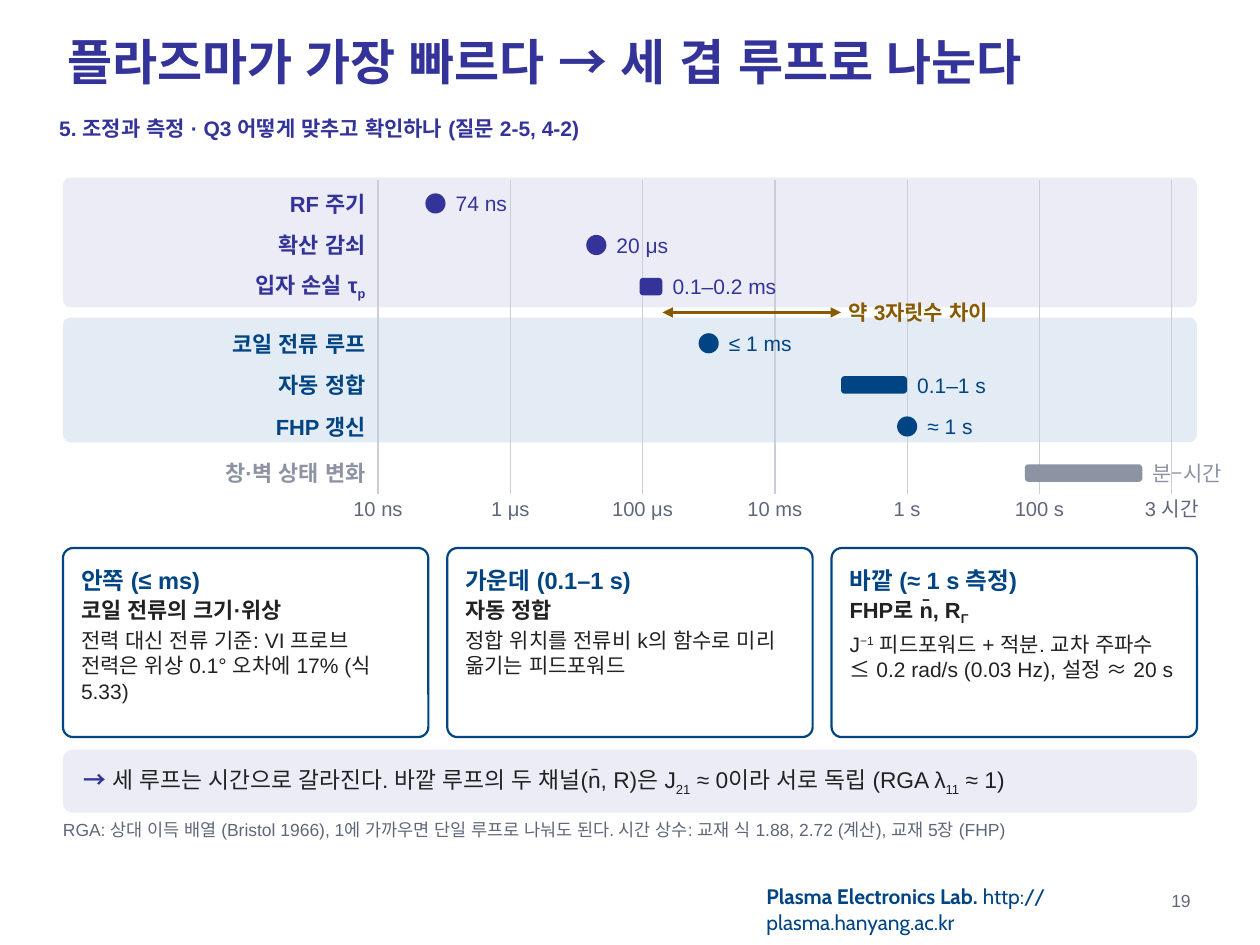
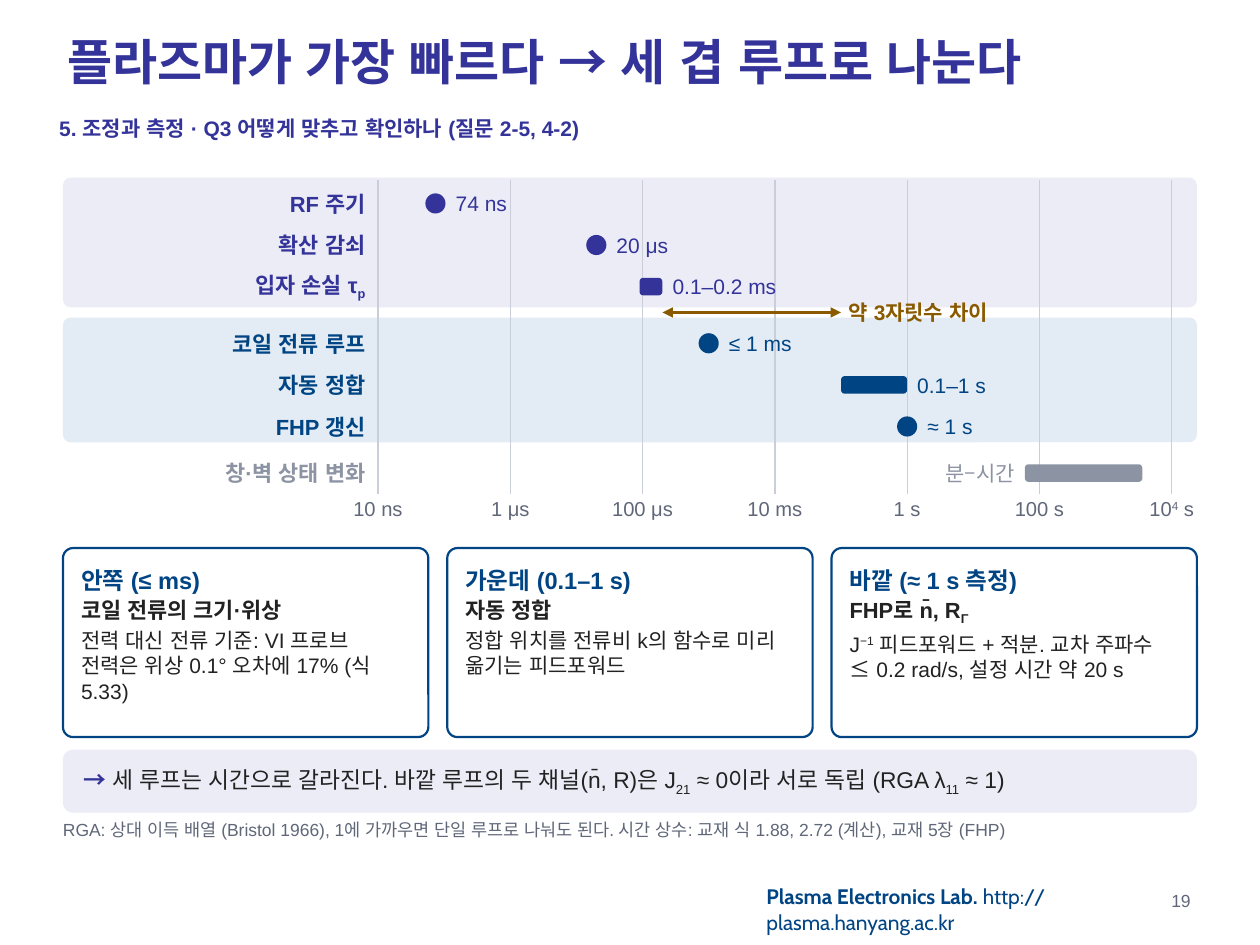
Before and after one commit to garlicjam-pyo/plasma, a slide deck: slide 19 of presentations/1차발표_최종.pptx. Drawn at 1260x945 pixels with LibreOffice and Linux fonts; fonts in the diff are those of the drawing; background and template pictures are left out. Boxes give left, top, right and bottom in pixels: in the first picture for what was removed or moved away, otherwise in the second. Text is boxed around its words. In the diff, an @@ line names an element or a change of style, - is before the commit and + after.

```diff
--- a/presentations/1차발표_최종.pptx
+++ b/presentations/1차발표_최종.pptx
@@ text "분–시간": place and size @@
-text "분–시간" at (1153,460,1222,486)
+text "분–시간" at (945,464,1014,483)
@@ text "분–시간" at (945,464,1014,483): alignment left to right @@
@@ text at (1184,505,1194,516): text changed @@
-3 시간
+104 s
@@ text in rounded rectangle at (850,634,1153,680): text changed @@
-J−1 피드포워드 + 적분. 교차 주파수 ≤ 0.2 rad/s (0.03 Hz), 설정 ≈ 20 s
+J−1 피드포워드 + 적분. 교차 주파수 ≤ 0.2 rad/s, 설정 시간 약 20 s
```
Also in this commit, not shown: 11 other slides changed, 2 other files.
